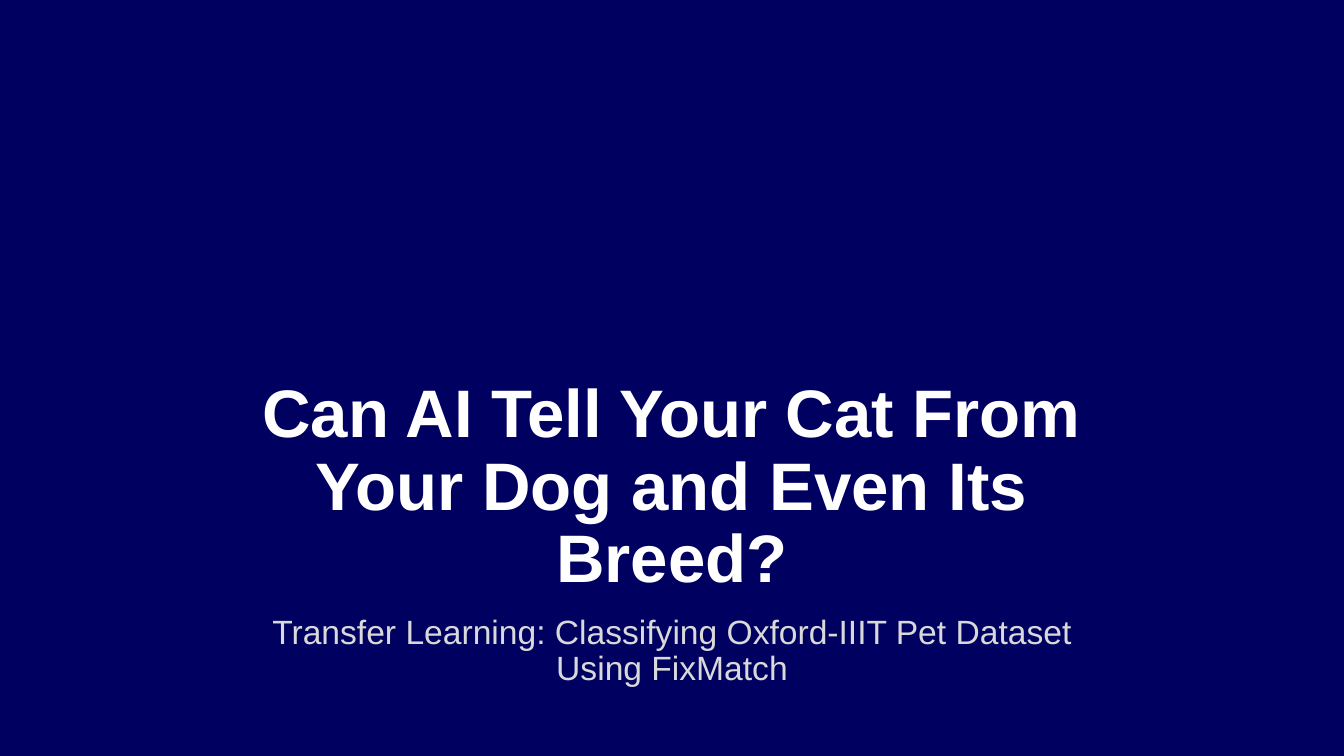
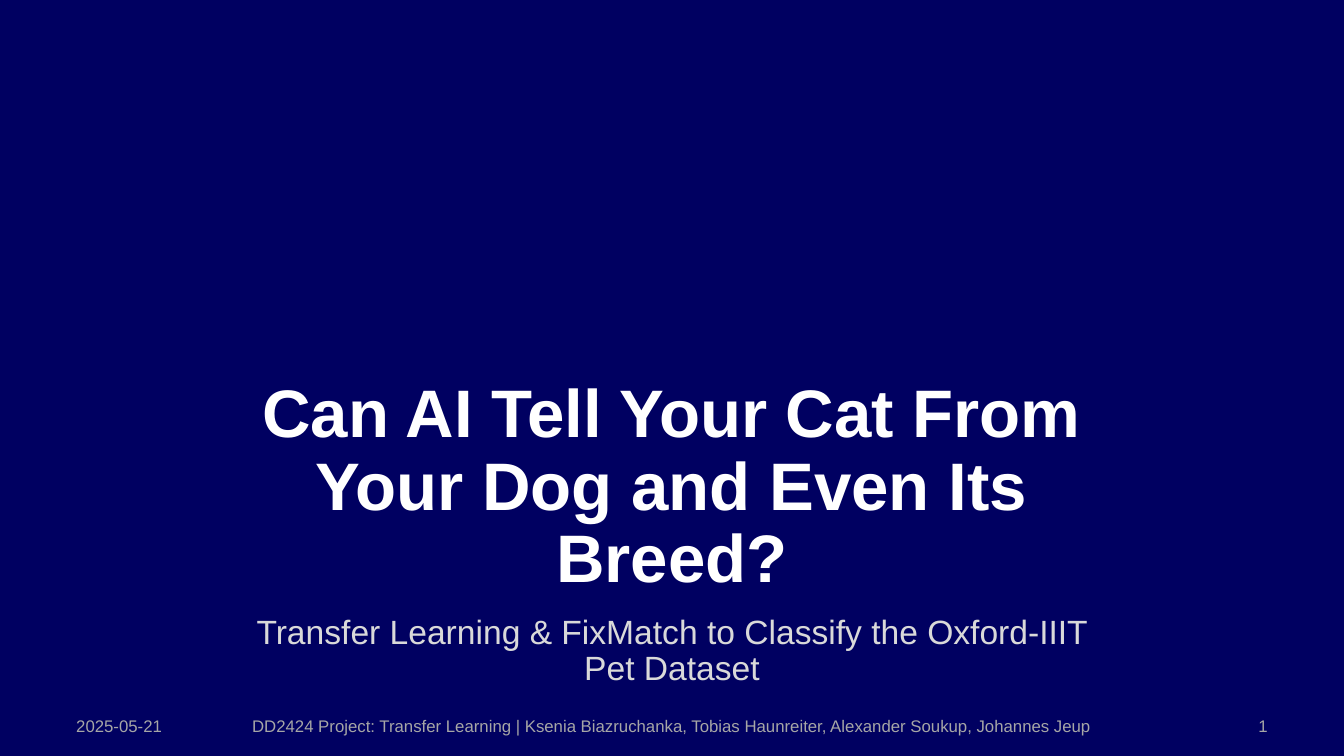
Before and after one commit to kseniabez/transfer-learning-project, a slide deck: slide 1 of DD2424_Presentation.pptx (slide 4 before the commit). Drawn at 1344x756 pixels with LibreOffice and Linux fonts; fonts in the diff are those of the drawing; background and template pictures are left out. Boxes give left, top, right and bottom in pixels: in the first picture for what was removed or moved away, otherwise in the second. Text is boxed around its words. In the diff, an @@ line names an element or a change of style, - is before the commit and + after.

```diff
--- a/DD2424_Presentation.pptx
+++ b/DD2424_Presentation.pptx
@@ subtitle at [257, 619, 1087, 681]: text changed @@
-Transfer Learning: Classifying Oxford-IIIT Pet Dataset Using FixMatch
+Transfer Learning & FixMatch to Classify the Oxford-IIIT Pet Dataset
@@ text added at [76, 720, 162, 732], 12 pt, text #A6A6A6 @@
+2025-05-21
@@ text added at [252, 720, 1090, 736], 12 pt, text #A6A6A6 @@
+DD2424 Project: Transfer Learning | Ksenia Biazruchanka, Tobias Haunreiter, Alexander Soukup, Johannes Jeup
@@ page number added at [1258, 720, 1267, 732], 12 pt, text #A6A6A6 @@
+1
```
Also in this commit, not shown: 6 slides added, 4 slides removed.
